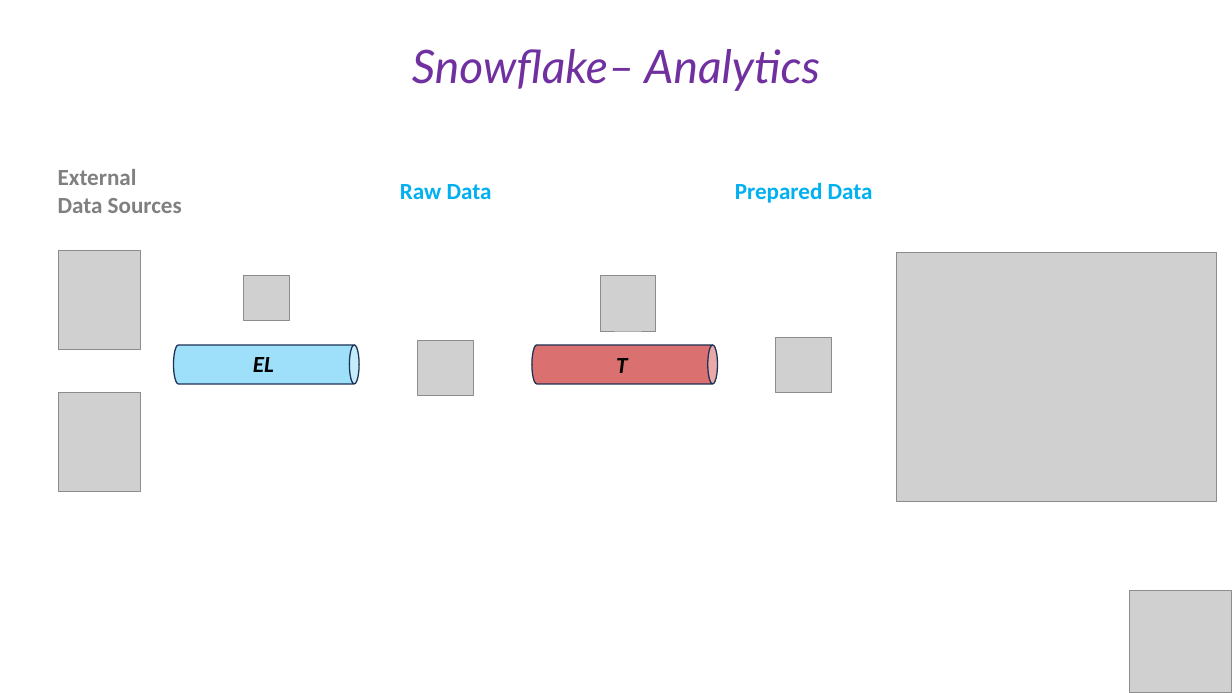
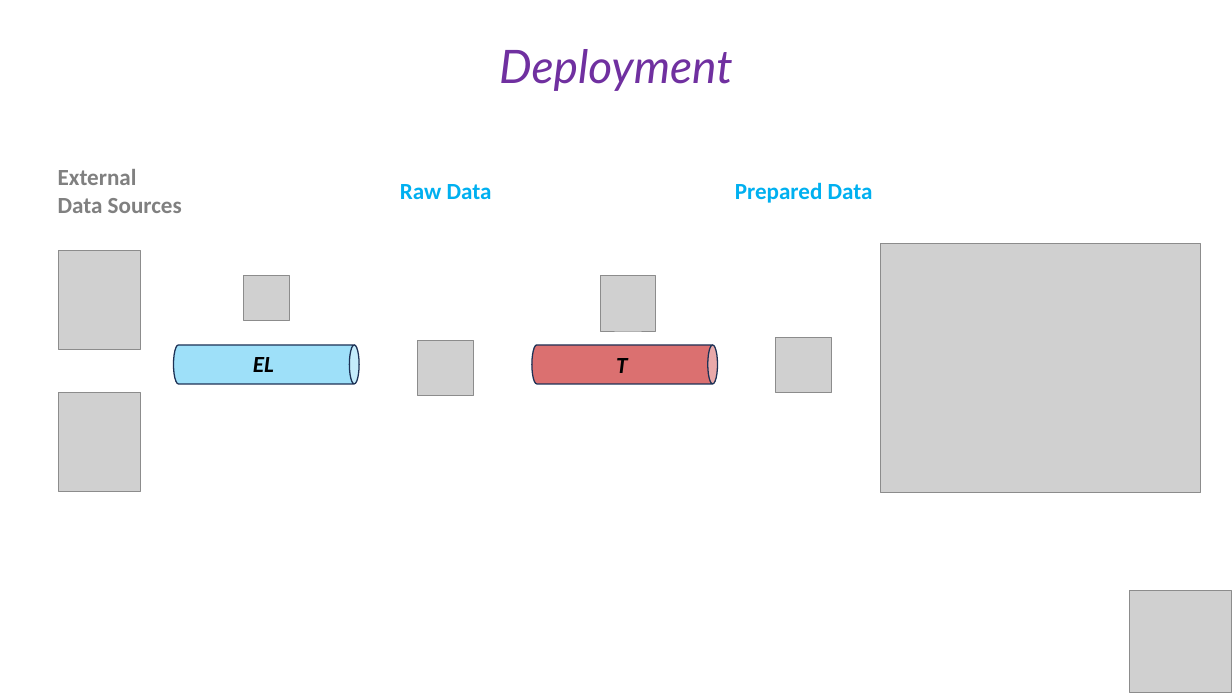
Before and after one commit to cesaramehri/Firn_CaseStudyTest, a slide deck: slide 22 of Presentation/Case Study - Presentation.pptx (slide 15 before the commit). Drawn at 1232x693 pixels with LibreOffice and Linux fonts; fonts in the diff are those of the drawing; grey boxes stand for pictures. Boxes give left, top, right and bottom in pixels: in the first picture for what was removed or moved away, otherwise in the second. Text is boxed around its words. In the diff, an @@ line names an element or a change of style, - is before the commit and + after.

```diff
--- a/Presentation/Case Study - Presentation.pptx
+++ b/Presentation/Case Study - Presentation.pptx
@@ text at <box>499,49,733,91</box>: text changed @@
-Snowflake– Analytics
+Deployment
@@ picture: place and size @@
-picture at <box>897,252,1217,501</box>
+picture at <box>881,244,1202,493</box>
```
Also in this commit, not shown: 9 other slides changed, 12 slides added, 5 slides removed, 1 other file.
